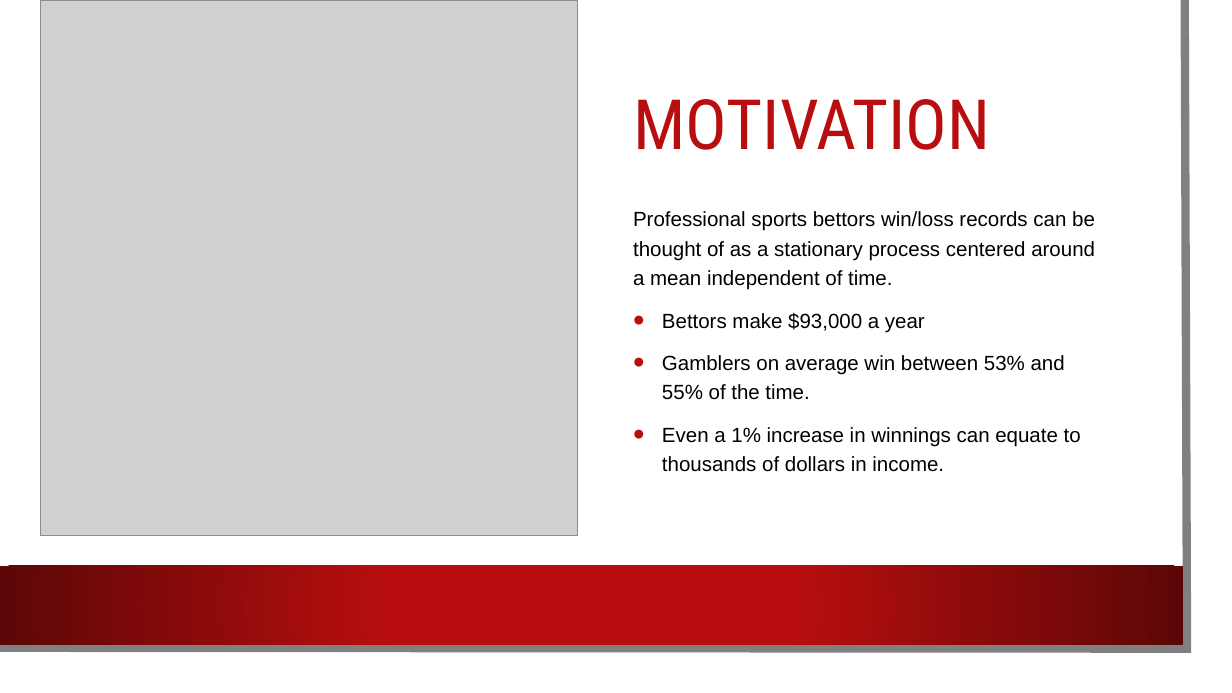
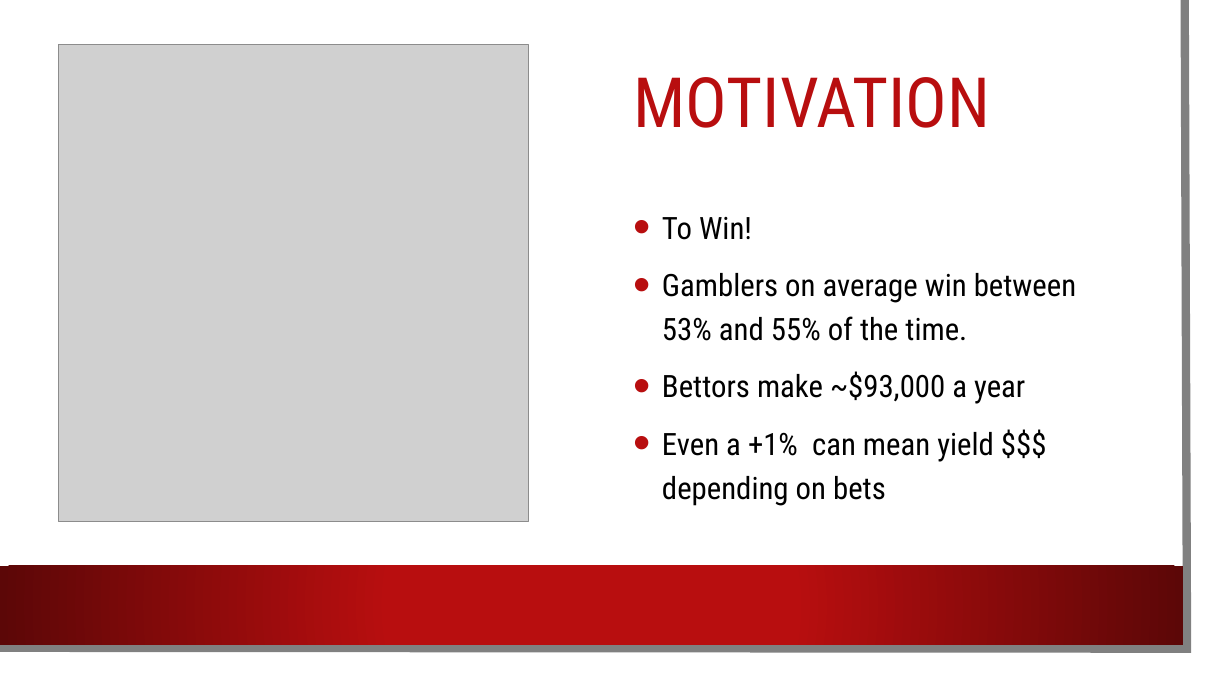
Before and after one commit to realdanielbyrne/NfL-Time-Series-Modeling, a slide deck: slide 2 of dbyrne_predicting_nfl_scores.pptx. Drawn at 1232x693 pixels with LibreOffice and Linux fonts; fonts in the diff are those of the drawing; grey boxes stand for pictures; background and template pictures are left out. Boxes give left, top, right and bottom in pixels: in the first picture for what was removed or moved away, otherwise in the second. Text is boxed around its words. In the diff, an @@ line names an element or a change of style, - is before the commit and + after.

```diff
--- a/dbyrne_predicting_nfl_scores.pptx
+++ b/dbyrne_predicting_nfl_scores.pptx
@@ picture resized from (x1=41, y1=0, x2=578, y2=536) to (x1=58, y1=44, x2=528, y2=522) @@
@@ title "MOTIVATION" moved from (x1=634, y1=99, x2=990, y2=150) to (x1=634, y1=77, x2=990, y2=128) @@
@@ text at (x1=662, y1=217, x2=752, y2=240): text changed; size 16 to 24 pt; font Arial to Roboto Condensed @@
-Professional sports bettors win/loss records can be thought of as a stationary process centered around a mean independent of time.
-• Bettors make $93,000 a year
+• To Win!
@@ text at (x1=662, y1=273, x2=1076, y2=341): size 16 to 24 pt, font Arial to Roboto Condensed in "Gamblers on average win between 53% and ..." @@
@@ text at (x1=662, y1=371, x2=1025, y2=506): text changed; size 16 to 24 pt; font Arial to Roboto Condensed @@
-• Even a 1% increase in winnings can equate to thousands of dollars in income.
+• Bettors make ~$93,000 a year
+• Even a +1% can mean yield $$$ depending on bets
```
Also in this commit, not shown: 12 other slides changed, 1 slide added, 4 other files.
